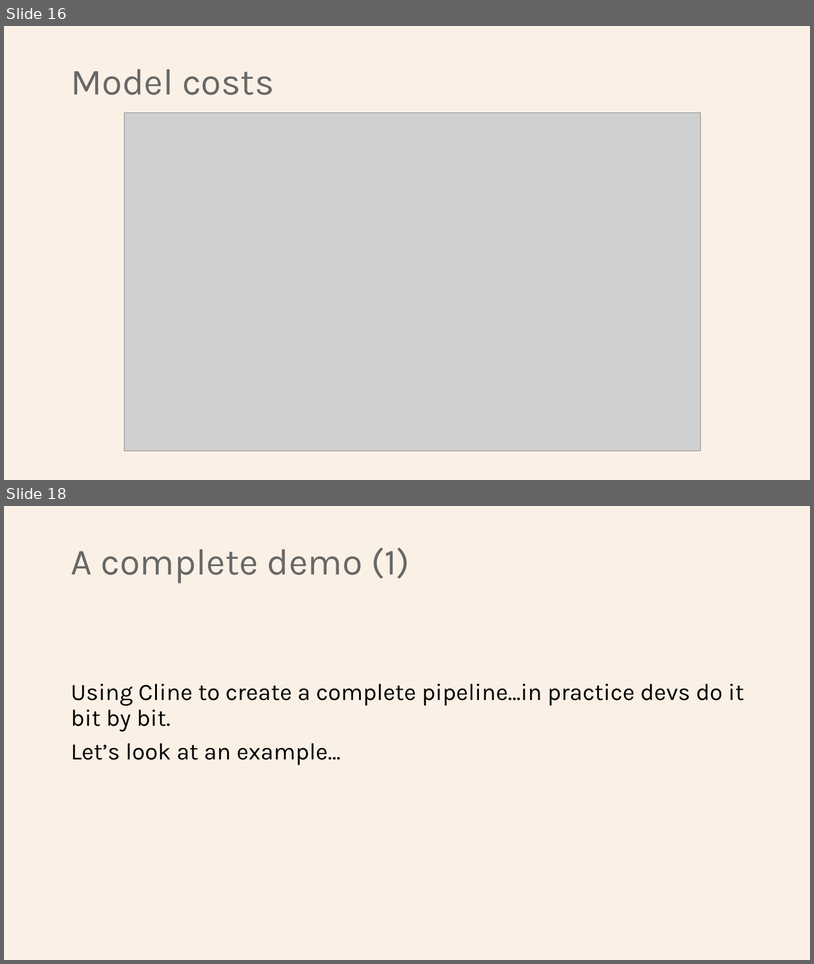
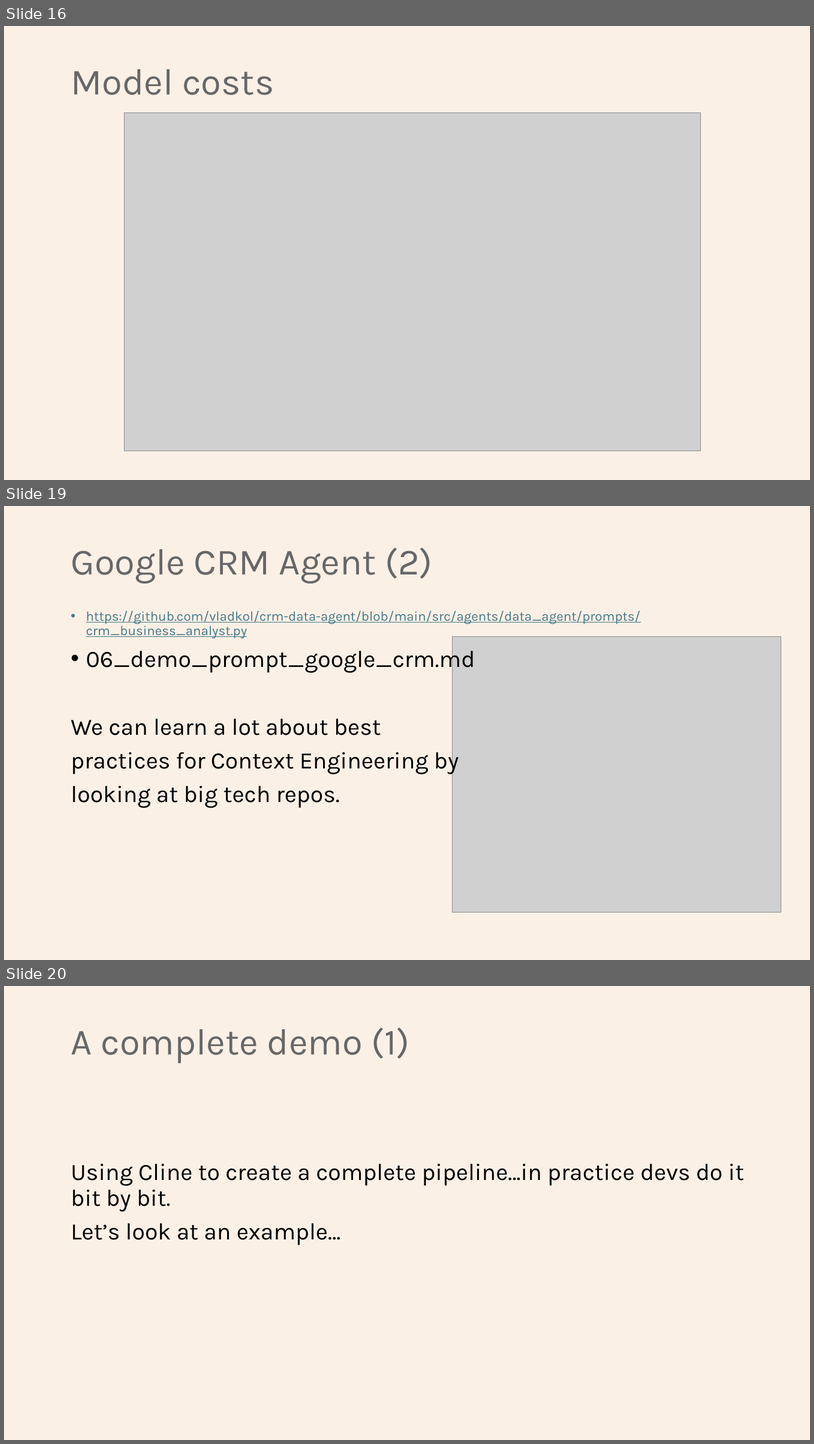
Before and after one commit to Python-Test-Engineer/earl2025, a slide deck: AI_Agents_in_the_Data_Pipeline.pptx. Shown one above the other, each under a label of ours: slides 16 and 18 before the commit, slides 16, 19 and 20 after it; the slides between them are not shown. The pictures are 814x964 and 814x1444 pixels, drawn with LibreOffice and Linux fonts; fonts in the diff are those of the drawing; grey boxes stand for pictures. Boxes give left, top, right and bottom in pixels: in the first picture for what was removed or moved away, otherwise in the second. Text is boxed around its words. In the diff, an @@ line names an element or a change of style, - is before the commit and + after.

Commit message:
add google crm agent

```diff
--- a/AI_Agents_in_the_Data_Pipeline.pptx
+++ b/AI_Agents_in_the_Data_Pipeline.pptx
@@ slide 19 added at box(4, 506, 810, 960), background #FAF0E6 @@
@@ title added at box(71, 547, 432, 583), 44 pt, text #676767 @@
+Google CRM Agent (2)
@@ text added at box(71, 610, 641, 808), 16 pt, text #467886, underline @@
+• https://github.com/vladkol/crm-data-agent/blob/main/src/agents/data_agent/prompts/crm_business_analyst.py
+• 06_demo_prompt_google_crm.md
+We can learn a lot about best
+practices for Context Engineering by
+looking at big tech repos.
@@ picture added at box(453, 636, 782, 912) @@
@@ what was slide 18 is now slide 20 @@
```
Also in this commit, not shown: 2 slides changed, 1 other slide added, 3 other files.
